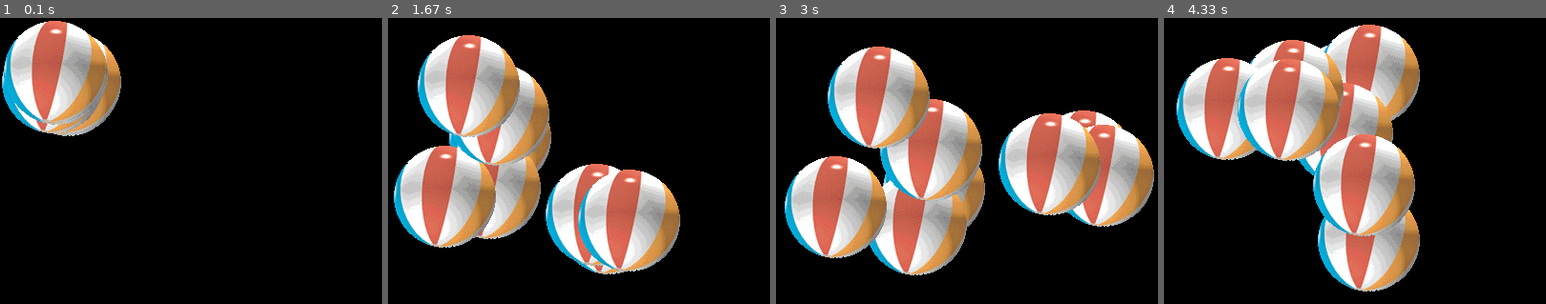
Above: before the commit, frames 1-4 (left to right).
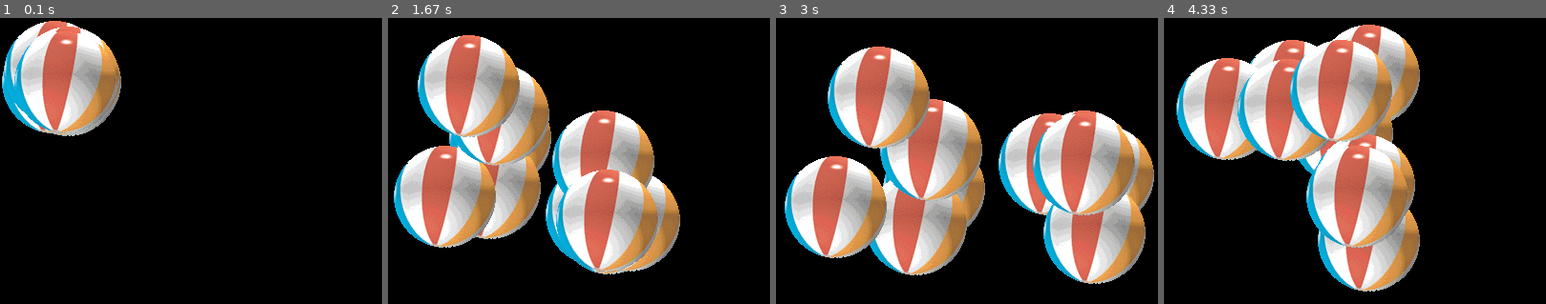
Above: after the commit, the same moments.

Repository: grabz8/solipsis
Game: pygame game, started from pygame/ball.py
The game is run twice, just before and just after one commit, with the same random seed, the same clock (stepped at 60 frames per second) and the same inputs. The source is Python 2; it was converted automatically to run under Python 3.
Inputs:
- Up to frame 1 (0.1 s): no input
- Up to frame 2 (1.67 s): no input
- Up to frame 3 (3 s): no input
- Up to frame 4 (4.33 s): no input

The runs differ from the first frame. In frame 1, 5.5% of the frame differs, in the area x 3-32%, y 3-41%; in frame 2, 11%; in frame 3, 12%, in the area x 67-97%, y 33-93%; in frame 4, 11%.

Commit message:
a script to bench blitting implementations...
git-svn-id: svn://svn.berlios.de/solipsis/trunk/test@854 86f5558a-632e-8943-aa3e-3f3233a3a6cb

Diff:
--- a/pygame/ball.py
+++ b/pygame/ball.py
@@ -7,7 +7,7 @@
 
 size = width, height = 400, 300
 black = 0, 0, 0
-nb_balls = 8
+nb_balls = 10
 
 screen = pygame.display.set_mode(size)
 balls = [BouncingBall(screen) for i in range(nb_balls)]
--- /dev/null
+++ b/pygame/bench.py
@@ -0,0 +1,84 @@
+import os
+import sys
+import wx
+import pygame
+import time
+from PIL import Image
+
+from bouncingball import BouncingBall
+
+def time_function(func, n=100):
+    _t= time.time
+    print "%s..." % func.__name__,
+    t1 = _t()
+    for i in xrange(int(n)):
+        func()
+    t2 = _t()
+    dt = float(t2 - t1) / n
+    print "%f s." % dt
+
+
+# image_path = "ball.gif"
+image_path = "toucan.png"
+sizes = [(400, 300), (640, 480)]
+
+
+# Test functions
+
+def pygame_draw_ball():
+    ball.draw()
+#     ball.animate()
+
+def pil_draw_ball():
+    pil_surface.paste(pil_image, (3, 1), pil_image)
+
+def wx_draw_ball():
+    wx_dc.DrawBitmapPoint(wx_bitmap, (3, 1), True)
+
+def pil_to_raw():
+    pil_surface.tostring()
+
+def raw_to_wx():
+    wxim = wx.EmptyImage(*size)
+    wxim.SetData(raw_rgb_data)
+    wx.BitmapFromImage(wxim)
+
+
+# Init
+pygame.init()
+black = 0, 0, 0
+# Needed for wx to function
+app = wx.PySimpleApp()
+
+# Common data
+pil_image = Image.open(image_path)
+pil_image = pil_image.convert('RGBA')
+wx_bitmap = wx.Bitmap(image_path)
+
+for size in sizes:
+    print "... %s ..." % (size,)
+    pygame.display.set_mode(size)
+
+    # pygame
+    surface = pygame.Surface(size)
+    ball = BouncingBall(surface)
+
+    # PIL
+    pil_surface = Image.new('RGB', size, black)
+    raw_rgb_data = pil_surface.tostring()
+
+    # wx
+    wx_surface = wx.EmptyBitmap(*size)
+    wx_dc = wx.MemoryDC()
+    wx_dc.SelectObject(wx_surface)
+    wx_dc.BeginDrawing()
+    wx_dc.Clear()
+
+    time_function(pygame_draw_ball, 1e4)
+    time_function(pil_draw_ball, 1e3)
+    time_function(wx_draw_ball, 1e3)
+    time_function(pil_to_raw, 1e3)
+    time_function(raw_to_wx, 1e2)
+
+    wx_dc.EndDrawing()
+    print
--- a/pygame/bouncingball.py
+++ b/pygame/bouncingball.py
@@ -17,8 +17,9 @@
     def __init__(self, target):
         self.target = target
         self.image = load_ball()
-#         self.image = self.image.convert_alpha(self.target)
-        print self.target.get_masks(), self.image.get_masks()
+        self.image = self.image.convert_alpha(self.target)
+        self.image.set_alpha(255, pygame.RLEACCEL)
+#         print self.target.get_masks(), self.image.get_masks()
         self.x, self.y = 0, 0
         self.vx, self.vy = [random.uniform(-self.max_speed, self.max_speed) for i in range(2)]
 
--- a/pygame/ex1.py
+++ b/pygame/ex1.py
@@ -30,7 +30,7 @@
             self.screen.fill((0,0,0))
             self.screen.fill(self.color,self.rect)
             pyGame.display.flip()
-        self.m_bRunning = False;
+        self.m_bRunning = False
 
 class SDLPanel(wx.Panel):
     def __init__(self,parent,ID,tplSize):
--- a/pygame/ex3.py
+++ b/pygame/ex3.py
@@ -3,6 +3,8 @@
 import wx
 import pygame
 import time
+
+from bouncingball import BouncingBall
 
 class SDLPanel(wx.Panel):
     def __init__(self, parent, id_, size):
@@ -58,6 +60,9 @@
     def draw(self):
         raise NotImplementedError('please define a .draw() method!')
 
+    def on_idle(self):
+        pass
+
     def getSurface(self):
         return self._surface
 
@@ -80,11 +85,37 @@
             pygame.draw.circle(surface, (250,0,0), (100,100), 50)
             pygame.display.flip()
 
+class BouncingPanel(SDLPanel):
+    """
+    Draw a bouncing ball in a wxPython / PyGame window
+    """
+    def __init__(self, *args, **kargs):
+        SDLPanel.__init__(self, *args, **kargs)
+        self.ball = None
+
+    def draw(self):
+        surface = self.getSurface()
+        if surface is not None:
+            self.ball = self.ball or BouncingBall(surface)
+            self.ball.animate()
+            self.ball.draw()
+            pygame.display.flip()
+            wx.FutureCall(50, self.draw)
+#             topcolor = 5
+#             bottomcolor = 100
+#             pygame.draw.circle(surface, (250,0,0), (100,100), 50)
+#             pygame.display.flip()
+
+    def on_idle(self):
+        self.__needsDrawing = True
+
+
 if __name__ == "__main__":
     app = wx.PySimpleApp()
     size = 640, 480
     frame = MyFrame(None, -1, "SDL Frame", size)
-    panel = CirclePanel(frame, -1, size=size)
+#     panel = CirclePanel(frame, -1, size=size)
+    panel = BouncingPanel(frame, -1, size=size)
     frame.Show()
     panel.Show()
     app.MainLoop()
Binary file added: pygame/toucan.png
